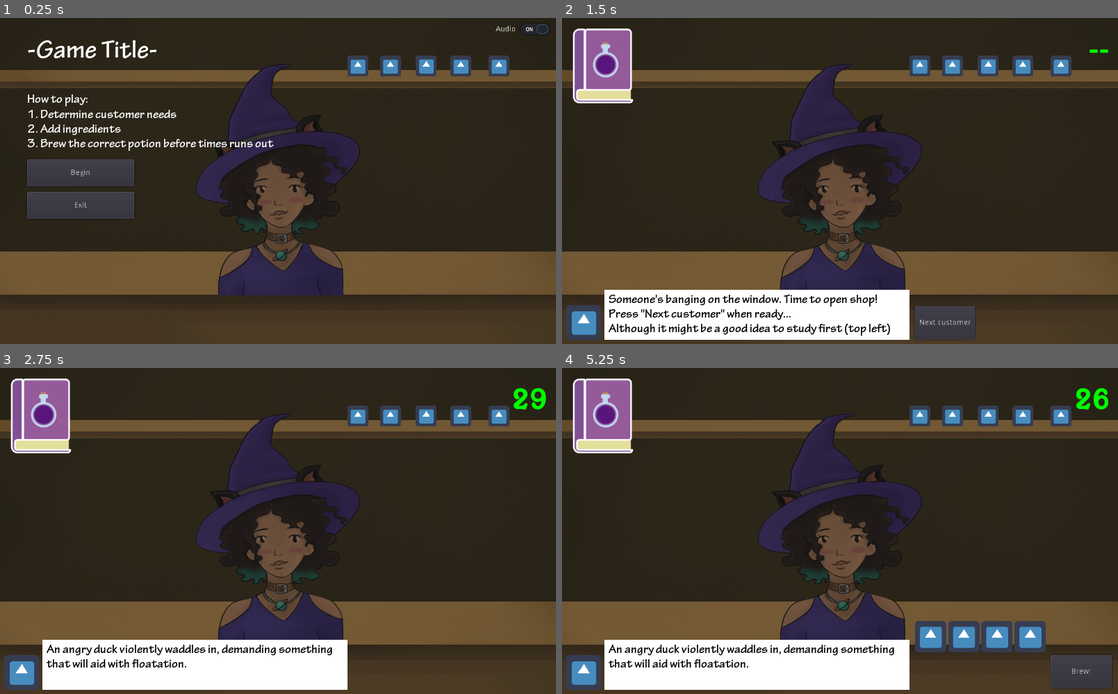
Above: before the commit, frames 1-4 (two rows, left to right).
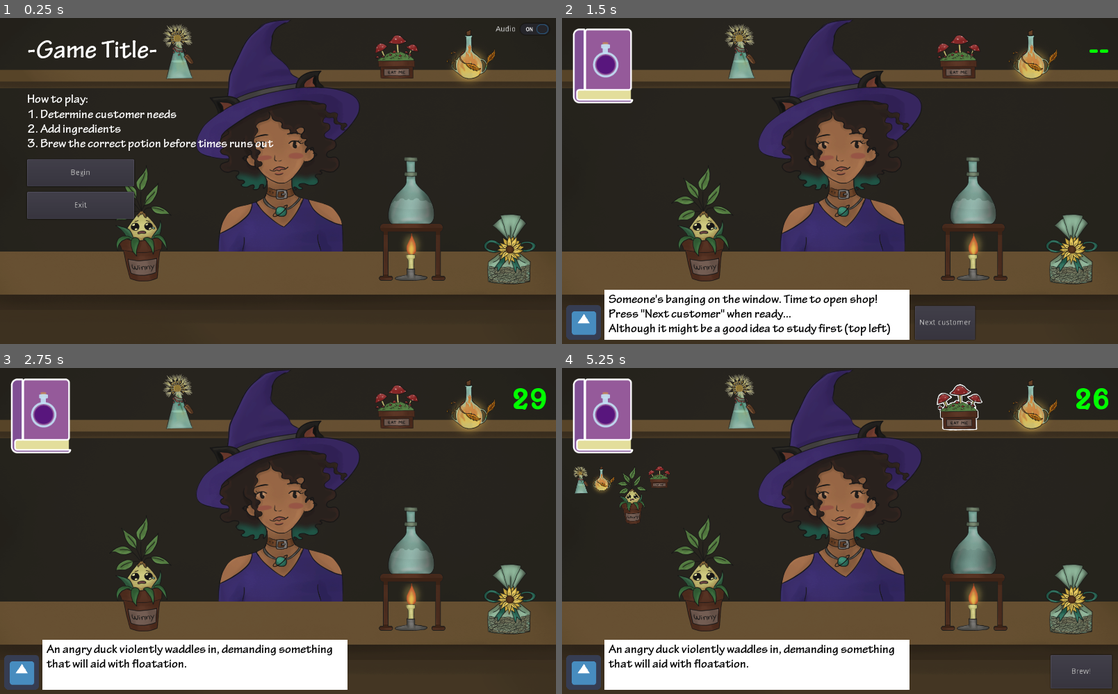
Above: after the commit, the same moments.

Repository: organicpencil/godot-wild-3
Game: Godot game, scene res://start.tscn
Same seed, same stepped clock (60 frames per second), same inputs: the game is played once before the commit and once after it. The engine's default icon, where the game draws it, is replaced by a stand-in: a white triangle on a blue panel in a dark square.
Inputs (mouse positions are in pixels of both pictures, inside the frame that each line leads up to; where the layout moved, square brackets give the same spot in the first picture):
- Up to frame 1 (0.25 s): no input
- Up to frame 2 (1.5 s): click "Audio" at 0.5 s; click "Begin" at 1.25 s
- Up to frame 3 (2.75 s): click "Next customer" at 2 s
- Up to frame 4 (5.25 s): click (739, 400) [917, 416] at 2.75 s; click (1034, 410) [951, 416] at 3.5 s; click (701, 573) [990, 416] at 4.25 s; click (962, 407) [1023, 416] at 5 s

The runs differ from the first frame. In frame 1, 20% of the frame differs, in the area x 21-97%, y 0-86%; in frame 2, 19%; in frame 3, 19%; in frame 4, 22%, in the area x 2-97%, y 0-88%.

Commit message:
Replace sprites, mix colors

Diff:
--- a/project/ingredients/dandelion.gd
+++ b/project/ingredients/dandelion.gd
@@ -2,3 +2,4 @@
 
 func _init():
 	ingredient_id = Global.ING_DANDELION
+	mix_color = Color(1, 1, 0, 1)
--- a/project/ingredients/dandelion.tscn
+++ b/project/ingredients/dandelion.tscn
@@ -1,7 +1,8 @@
-[gd_scene load_steps=3 format=2]
+[gd_scene load_steps=4 format=2]
 
-[ext_resource path="res://icon.png" type="Texture" id=1]
-[ext_resource path="res://ingredients/dandelion.gd" type="Script" id=2]
+[ext_resource path="res://ingredients/dandelion.png" type="Texture" id=1]
+[ext_resource path="res://ingredients/dandelion_hoover.png" type="Texture" id=2]
+[ext_resource path="res://ingredients/dandelion.gd" type="Script" id=3]
 
 [node name="Dandelion" type="TextureButton"]
 anchor_left = 0.0
@@ -23,4 +24,5 @@
 shortcut = null
 group = null
 texture_normal = ExtResource( 1 )
-script = ExtResource( 2 )
+texture_hover = ExtResource( 2 )
+script = ExtResource( 3 )
--- a/project/ingredients/feather.gd
+++ b/project/ingredients/feather.gd
@@ -2,3 +2,4 @@
 
 func _init():
 	ingredient_id = Global.ING_FEATHER
+	mix_color = Color(1, 0.5, 0, 1)
--- a/project/ingredients/feather.tscn
+++ b/project/ingredients/feather.tscn
@@ -1,7 +1,8 @@
-[gd_scene load_steps=3 format=2]
+[gd_scene load_steps=4 format=2]
 
-[ext_resource path="res://icon.png" type="Texture" id=1]
-[ext_resource path="res://ingredients/feather.gd" type="Script" id=2]
+[ext_resource path="res://ingredients/phoenix_feather.png" type="Texture" id=1]
+[ext_resource path="res://ingredients/phoenix_feather_hoover.png" type="Texture" id=2]
+[ext_resource path="res://ingredients/feather.gd" type="Script" id=3]
 
 [node name="Feather" type="TextureButton"]
 anchor_left = 0.0
@@ -23,4 +24,5 @@
 shortcut = null
 group = null
 texture_normal = ExtResource( 1 )
-script = ExtResource( 2 )
+texture_hover = ExtResource( 2 )
+script = ExtResource( 3 )
--- a/project/ingredients/ingredient.gd
+++ b/project/ingredients/ingredient.gd
@@ -1,5 +1,6 @@
 extends TextureButton
 
+var mix_color
 var ingredient_id
 var active_mode = false
 
@@ -7,9 +8,12 @@
 	assert(ingredient_id != null)
 
 func _pressed():
+	"""
 	if active_mode:
 		Global.emit_signal("remove_ingredient", ingredient_id)
 		get_parent().remove_child(self)
 		queue_free()
 	else:
-		Global.emit_signal("add_ingredient", ingredient_id)
+	"""
+	if !active_mode:
+		Global.emit_signal("add_ingredient", ingredient_id, mix_color)
--- a/project/ingredients/mandrake.gd
+++ b/project/ingredients/mandrake.gd
@@ -2,3 +2,4 @@
 
 func _init():
 	ingredient_id = Global.ING_MANDRAKE
+	mix_color = Color(0, 1, 0, 1)
--- a/project/ingredients/mandrake.tscn
+++ b/project/ingredients/mandrake.tscn
@@ -1,7 +1,8 @@
-[gd_scene load_steps=3 format=2]
+[gd_scene load_steps=4 format=2]
 
-[ext_resource path="res://icon.png" type="Texture" id=1]
-[ext_resource path="res://ingredients/mandrake.gd" type="Script" id=2]
+[ext_resource path="res://ingredients/mandrake.png" type="Texture" id=1]
+[ext_resource path="res://ingredients/mandrake_hoover.png" type="Texture" id=2]
+[ext_resource path="res://ingredients/mandrake.gd" type="Script" id=3]
 
 [node name="Mandrake" type="TextureButton"]
 anchor_left = 0.0
@@ -23,4 +24,5 @@
 shortcut = null
 group = null
 texture_normal = ExtResource( 1 )
-script = ExtResource( 2 )
+texture_hover = ExtResource( 2 )
+script = ExtResource( 3 )
--- a/project/ingredients/mushroom.gd
+++ b/project/ingredients/mushroom.gd
@@ -2,3 +2,4 @@
 
 func _init():
 	ingredient_id = Global.ING_MUSHROOM
+	mix_color = Color(1, 0, 0, 1)
--- a/project/ingredients/mushroom.tscn
+++ b/project/ingredients/mushroom.tscn
@@ -1,7 +1,8 @@
-[gd_scene load_steps=3 format=2]
+[gd_scene load_steps=4 format=2]
 
-[ext_resource path="res://icon.png" type="Texture" id=1]
-[ext_resource path="res://ingredients/mushroom.gd" type="Script" id=2]
+[ext_resource path="res://ingredients/mushroom.png" type="Texture" id=1]
+[ext_resource path="res://ingredients/mushroom_hoover.png" type="Texture" id=2]
+[ext_resource path="res://ingredients/mushroom.gd" type="Script" id=3]
 
 [node name="Mushroom" type="TextureButton"]
 anchor_left = 0.0
@@ -23,4 +24,5 @@
 shortcut = null
 group = null
 texture_normal = ExtResource( 1 )
-script = ExtResource( 2 )
+texture_hover = ExtResource( 2 )
+script = ExtResource( 3 )
--- a/project/ingredients/sunflower_seed.gd
+++ b/project/ingredients/sunflower_seed.gd
@@ -2,3 +2,4 @@
 
 func _init():
 	ingredient_id = Global.ING_SUNFLOWERSEED
+	mix_color = Color(0.3, 0.3, 0.3, 1)
--- a/project/ingredients/sunflower_seed.tscn
+++ b/project/ingredients/sunflower_seed.tscn
@@ -1,7 +1,8 @@
-[gd_scene load_steps=3 format=2]
+[gd_scene load_steps=4 format=2]
 
-[ext_resource path="res://icon.png" type="Texture" id=1]
-[ext_resource path="res://ingredients/sunflower_seed.gd" type="Script" id=2]
+[ext_resource path="res://ingredients/sunflower_seeds.png" type="Texture" id=1]
+[ext_resource path="res://ingredients/sunflower_seeds_hoover.png" type="Texture" id=2]
+[ext_resource path="res://ingredients/sunflower_seed.gd" type="Script" id=3]
 
 [node name="SunflowerSeed" type="TextureButton"]
 anchor_left = 0.0
@@ -23,4 +24,5 @@
 shortcut = null
 group = null
 texture_normal = ExtResource( 1 )
-script = ExtResource( 2 )
+texture_hover = ExtResource( 2 )
+script = ExtResource( 3 )
--- a/project/shop/shop.gd
+++ b/project/shop/shop.gd
@@ -1,4 +1,6 @@
 extends Control
+
+export(NodePath) var potion_sprite
 
 var orders
 var current_order = null
@@ -7,6 +9,7 @@
 var ingredients_wasted = 0
 
 func _ready():
+	potion_sprite = get_node(potion_sprite)
 	orders = preload("res://orders.gd").new()
 
 	Global.connect("start_game", self, "handle_start_game")
@@ -32,7 +35,7 @@
 func handle_exit_pressed():
 	get_tree().change_scene("res://start.tscn")
 
-func handle_add_ingredient(ingredient_id):
+func handle_add_ingredient(ingredient_id, mix_color):
 	# Active order required before you can start mixing
 	if !current_order:
 		return
@@ -43,6 +46,7 @@
 		if child.ingredient_id == ingredient_id:
 			return
 
+	# Replaced with color mixing
 	var node
 	match ingredient_id:
 		Global.ING_DANDELION: node = preload("res://ingredients/dandelion.tscn").instance()
@@ -52,9 +56,11 @@
 		Global.ING_SUNFLOWERSEED: node = preload("res://ingredients/sunflower_seed.tscn").instance()
 
 	node.active_mode = true
-	#$ActiveIngredients.add_child(node)
-	# Ooooh boy
+	# This hurts
 	get_node("../Background/Active").add_child(node)
+
+	potion_sprite.modulate *= mix_color
+
 	$BrewButton.show()
 
 func handle_remove_ingredient(ingredient_id):
@@ -66,6 +72,7 @@
 	assert($Timer.is_stopped())
 	$NextOrder/AudioStreamPlayer.play()
 	$NextOrder.hide()
+	potion_sprite.modulate = Color(1, 1, 1, 1)
 
 	current_order = orders.get_next_order()
 
--- a/project/shop/shop.tscn
+++ b/project/shop/shop.tscn
@@ -24,6 +24,7 @@
 size_flags_horizontal = 1
 size_flags_vertical = 1
 script = ExtResource( 1 )
+potion_sprite = null
 
 [node name="Timer" type="Timer" parent="."]
 process_mode = 1
--- a/project/start.tscn
+++ b/project/start.tscn
@@ -9,10 +9,12 @@
 [ext_resource path="res://ingredients/mushroom.tscn" type="PackedScene" id=7]
 [ext_resource path="res://ingredients/sunflower_seed.tscn" type="PackedScene" id=8]
 [ext_resource path="res://shop/witch.tscn" type="PackedScene" id=9]
-[ext_resource path="res://title_font.tres" type="DynamicFont" id=10]
-[ext_resource path="res://body_font.tres" type="DynamicFont" id=11]
-[ext_resource path="res://menu/audio_button.tscn" type="PackedScene" id=12]
-[ext_resource path="res://shop/shop.tscn" type="PackedScene" id=13]
+[ext_resource path="res://shop/potion.png" type="Texture" id=10]
+[ext_resource path="res://shop/mixer.png" type="Texture" id=11]
+[ext_resource path="res://title_font.tres" type="DynamicFont" id=12]
+[ext_resource path="res://body_font.tres" type="DynamicFont" id=13]
+[ext_resource path="res://menu/audio_button.tscn" type="PackedScene" id=14]
+[ext_resource path="res://shop/shop.tscn" type="PackedScene" id=15]
 
 [node name="Start" type="Control"]
 anchor_left = 0.0
@@ -53,53 +55,62 @@
 anchor_bottom = 1.0
 rect_pivot_offset = Vector2( 0, 0 )
 rect_clip_content = false
-mouse_filter = 2
+mouse_filter = 1
 mouse_default_cursor_shape = 0
 size_flags_horizontal = 1
 size_flags_vertical = 1
 
 [node name="Dandelion" parent="Background/Ingredients" instance=ExtResource( 4 )]
-margin_left = 213.0
-margin_top = -384.0
-margin_right = 277.0
-margin_bottom = -320.0
+margin_left = -354.0
+margin_top = -484.0
+margin_right = -256.0
+margin_bottom = -312.0
 
 [node name="Feather" parent="Background/Ingredients" instance=ExtResource( 5 )]
-margin_left = 313.0
-margin_top = -384.0
-margin_right = 377.0
-margin_bottom = -320.0
+margin_left = 513.0
+margin_top = -467.0
+margin_right = 670.0
+margin_bottom = -279.0
 
 [node name="Mandrake" parent="Background/Ingredients" instance=ExtResource( 6 )]
-margin_left = 423.0
-margin_top = -385.0
-margin_right = 487.0
-margin_bottom = -321.0
+margin_left = -520.0
+margin_top = -50.0
+margin_right = -325.0
+margin_bottom = 309.0
 
 [node name="Mushroom" parent="Background/Ingredients" instance=ExtResource( 7 )]
-margin_left = 529.0
-margin_top = -384.0
-margin_right = 593.0
-margin_bottom = -320.0
+margin_left = 296.0
+margin_top = -450.0
+margin_right = 445.0
+margin_bottom = -303.0
 
 [node name="SunflowerSeed" parent="Background/Ingredients" instance=ExtResource( 8 )]
-margin_left = 646.0
-margin_top = -384.0
-margin_right = 710.0
-margin_bottom = -320.0
+margin_left = 630.0
+margin_top = 100.0
+margin_right = 794.0
+margin_bottom = 319.0
 
 [node name="Witch" parent="Background" instance=ExtResource( 9 )]
+position = Vector2( 0, -135 )
+
+[node name="Potion" type="Sprite" parent="Background"]
+position = Vector2( 408.667, 91 )
+texture = ExtResource( 10 )
+
+[node name="Mixer" type="Sprite" parent="Background"]
+position = Vector2( 412, 116 )
+texture = ExtResource( 11 )
 
 [node name="Active" type="HBoxContainer" parent="Background"]
 anchor_left = 0.5
 anchor_top = 0.5
 anchor_right = 0.5
 anchor_bottom = 0.5
-margin_left = 230.0
-margin_top = 276.0
-margin_right = 294.0
-margin_bottom = 340.0
-rect_scale = Vector2( 1.5, 1.5 )
+margin_left = -820.0
+margin_top = -200.0
+margin_right = -756.0
+margin_bottom = -136.0
+rect_scale = Vector2( 0.5, 0.5 )
 rect_pivot_offset = Vector2( 0, 0 )
 rect_clip_content = false
 mouse_filter = 1
@@ -226,11 +237,12 @@
 flat = false
 align = 1
 
-[node name="AudioButton" parent="Menu" instance=ExtResource( 12 )]
+[node name="AudioButton" parent="Menu" instance=ExtResource( 14 )]
 anchor_left = 1.0
 anchor_right = 1.0
 margin_left = -117.0
 margin_right = 0.0
 
-[node name="Shop" parent="." instance=ExtResource( 13 )]
+[node name="Shop" parent="." instance=ExtResource( 15 )]
 visible = false
+potion_sprite = NodePath("../Background/Potion")
Binary file added: project/ingredients/dandelion.png
Not shown, added: project/ingredients/dandelion.png.import
Binary file added: project/ingredients/dandelion_hoover.png
Not shown, added: project/ingredients/dandelion_hoover.png.import
Binary file added: project/ingredients/mandrake.png
Not shown, added: project/ingredients/mandrake.png.import
Binary file added: project/ingredients/mandrake_hoover.png
Not shown, added: project/ingredients/mandrake_hoover.png.import
Binary file added: project/ingredients/mushroom.png
Not shown, added: project/ingredients/mushroom.png.import
Binary file added: project/ingredients/mushroom_hoover.png
Not shown, added: project/ingredients/mushroom_hoover.png.import
(and 16 more such lines)
